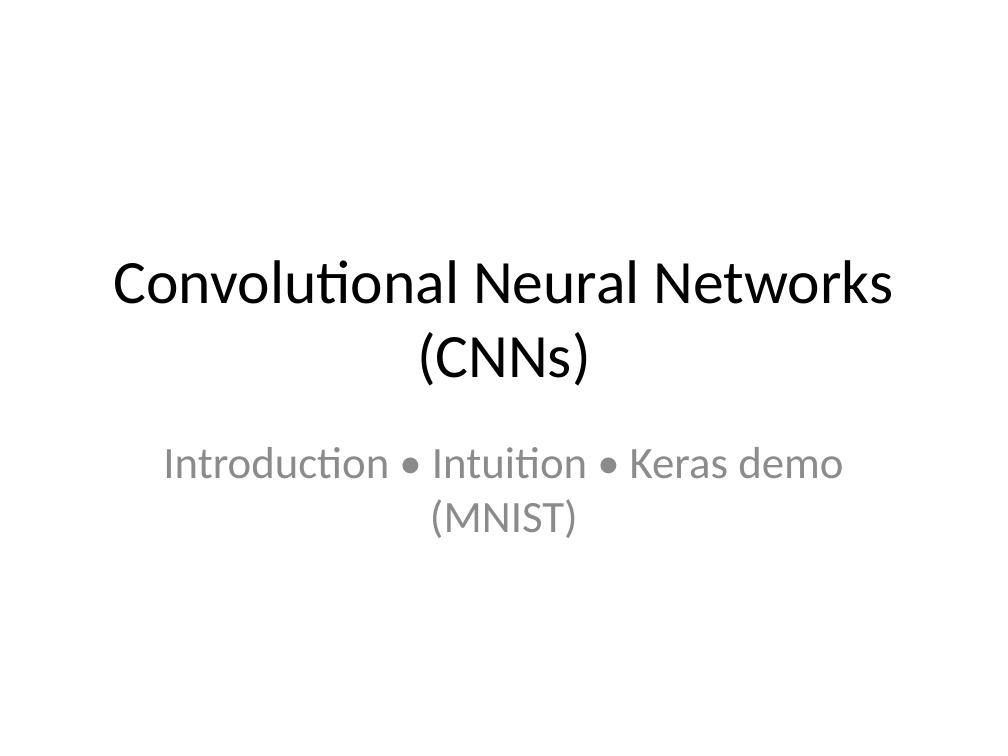
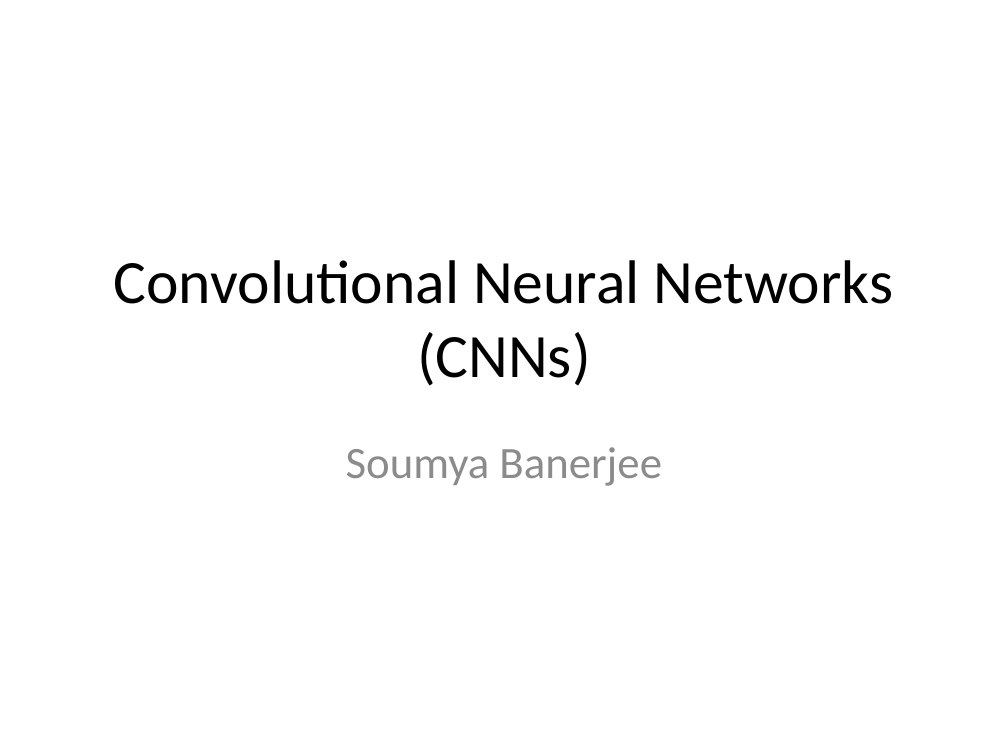
Before and after one commit to neelsoumya/teaching_neural_networks, a slide deck: slide 1 of Convolutional_Neural_Networks_CNNs.pptx. Drawn at 1008x756 pixels with LibreOffice and Linux fonts; fonts in the diff are those of the drawing. Boxes give left, top, right and bottom in pixels: in the first picture for what was removed or moved away, otherwise in the second. Text is boxed around its words. In the diff, an @@ line names an element or a change of style, - is before the commit and + after.

```diff
--- a/Convolutional_Neural_Networks_CNNs.pptx
+++ b/Convolutional_Neural_Networks_CNNs.pptx
@@ subtitle at (x1=346, y1=447, x2=662, y2=486): text changed @@
-Introduction • Intuition • Keras demo (MNIST)
+Soumya Banerjee
```
Also in this commit, not shown: 10 other slides changed, 9 slides added, 2 slides removed, 3 other files.
